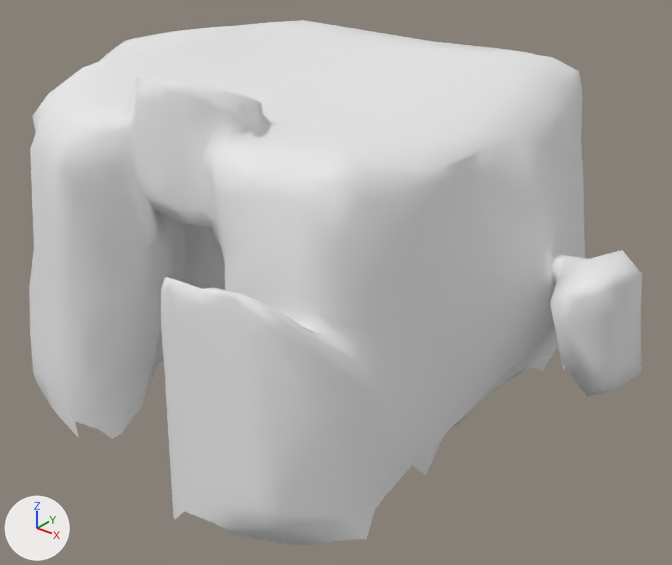
One commit to the FBX model Assets/Content/terrain/cliff1.fbx: the scene before it, then after it.
Both versions are drawn from a camera (50 mm lens) standing at (-30.775, -4.474, 1.329) and looking at (-31.886, -3.085, 0.467). Every picture has the same lights, and +X, +Y and +Z are marked at lower left. Where no turn or scale is listed for an object, it has been applied to the vertices.

Objects in the first picture: 'Retopo_cliff2.cutter'.
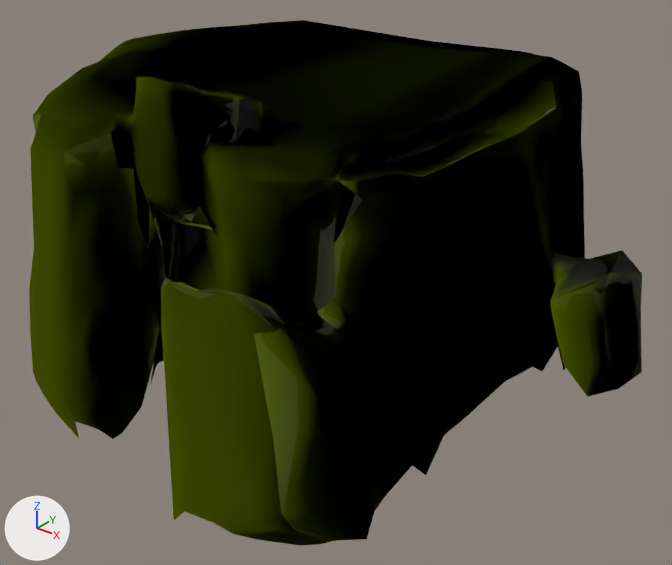
The newer file is also turned or shifted as a whole; pictures and numbers use the older file's frame.

What differs and where, as boxes (x1, y1, x2, y2) in the pictures (672 x 565 px):
'Retopo_cliff2.cutter', recoloured: (29, 20, 642, 545) in both

Diff of the bpy script that builds the scene:
```diff
--- a/Assets/Content/terrain/cliff1.fbx.py
+++ b/Assets/Content/terrain/cliff1.fbx.py
@@ img_terrain @@
+img_terrain = load_image('terrain.', '../terrain.PNG', 77, 15, 'Non-Color')
@@ mat_material_001 @@
+mat_material_001 = bpy.data.materials.new('Material.001')
+# uses the picture img_terrain
@@ me_mesh @@
 me_mesh.from_pydata(...)  # 989 vertices, 1548 faces; spans x -0.619..0.739, y -0.65..0.58, z -0.53..0.198
-me_mesh.materials.append(mat_material)  # white #e7e7e7
+me_mesh.materials.append(mat_material_001)
```
